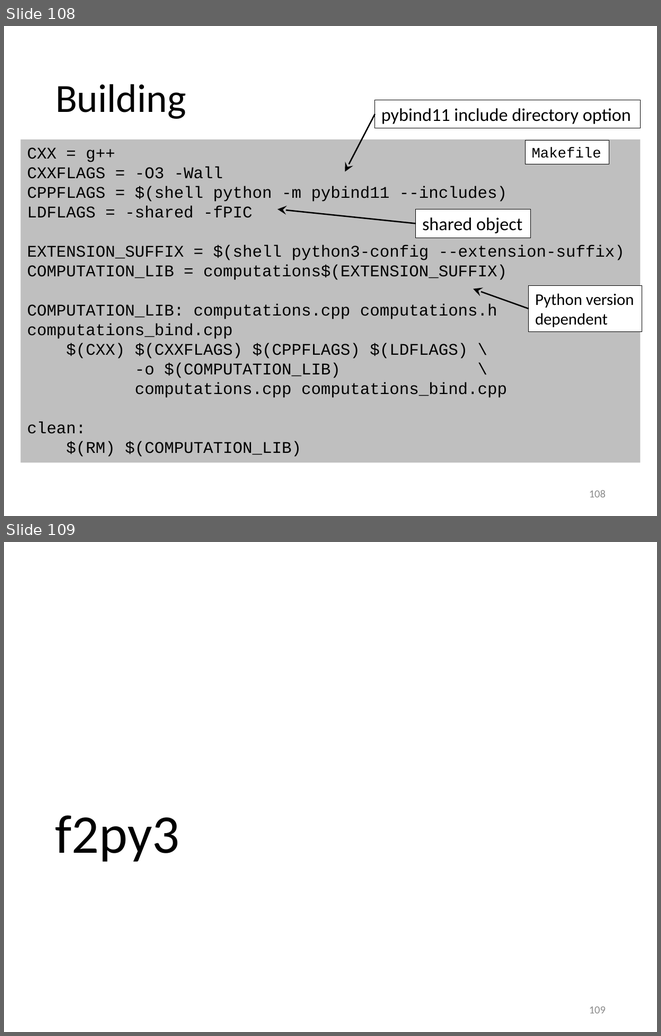
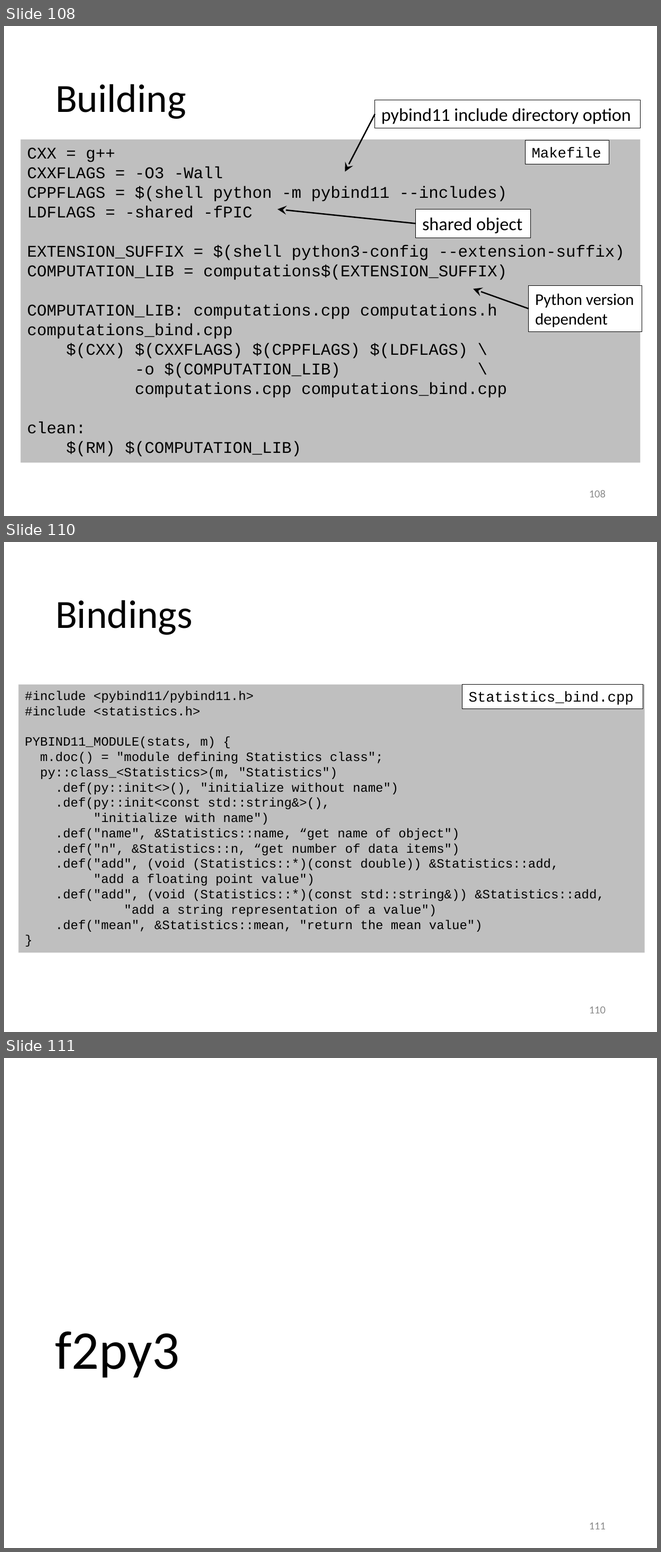
Before and after one commit to gjbex/Python-for-HPC, a slide deck: python_for_hpc.pptx. Shown one above the other, each under a label of ours: slides 108 and 109 before the commit, slides 108, 110 and 111 after it; the slides between them are not shown. The pictures are 661x1036 and 661x1552 pixels, drawn with LibreOffice and Linux fonts; fonts in the diff are those of the drawing. Boxes give left, top, right and bottom in pixels: in the first picture for what was removed or moved away, otherwise in the second. Text is boxed around its words. In the diff, an @@ line names an element or a change of style, - is before the commit and + after.

Commit message:
Add pybind11 class wrapping example

```diff
--- a/python_for_hpc.pptx
+++ b/python_for_hpc.pptx
@@ slide 110 added at [4,542,657,1032], background #FFFFFF @@
@@ title added at [55,600,193,635], 44 pt, text #000000 @@
+Bindings
@@ rectangle added at [18,685,645,953], fill #BFBFBF, 14 pt, text #000000 @@
+#include <pybind11/pybind11.h>
+#include <statistics.h>
+PYBIND11_MODULE(stats, m) {
+m.doc() = "module defining Statistics class";
+py::class_<Statistics>(m, "Statistics")
+.def(py::init<>(), "initialize without name")
+.def(py::init<const std::string&>(),
+"initialize with name")
+.def("name", &Statistics::name, “get name of object")
+.def("n", &Statistics::n, “get number of data items")
+.def("add", (void (Statistics::*)(const double)) &Statistics::add,
+"add a floating point value")
+.def("add", (void (Statistics::*)(const std::string&)) &Statistics::add,
+"add a string representation of a value")
+.def("mean", &Statistics::mean, "return the mean value")
+}
@@ rectangle added at [462,685,643,708], fill #FFFFFF, outline #000000 0.75 pt, 16 pt, text #000000 @@
+Statistics_bind.cpp
@@ page number added at [589,1006,606,1013], 12 pt, text #8C8C8C @@
+110
@@ what was slide 109 is now slide 111 @@
@@ page number at [589,1522,606,1529]: text changed @@
-109
+111
```
Also in this commit, not shown: 1 slide changed, 1 other slide added.
